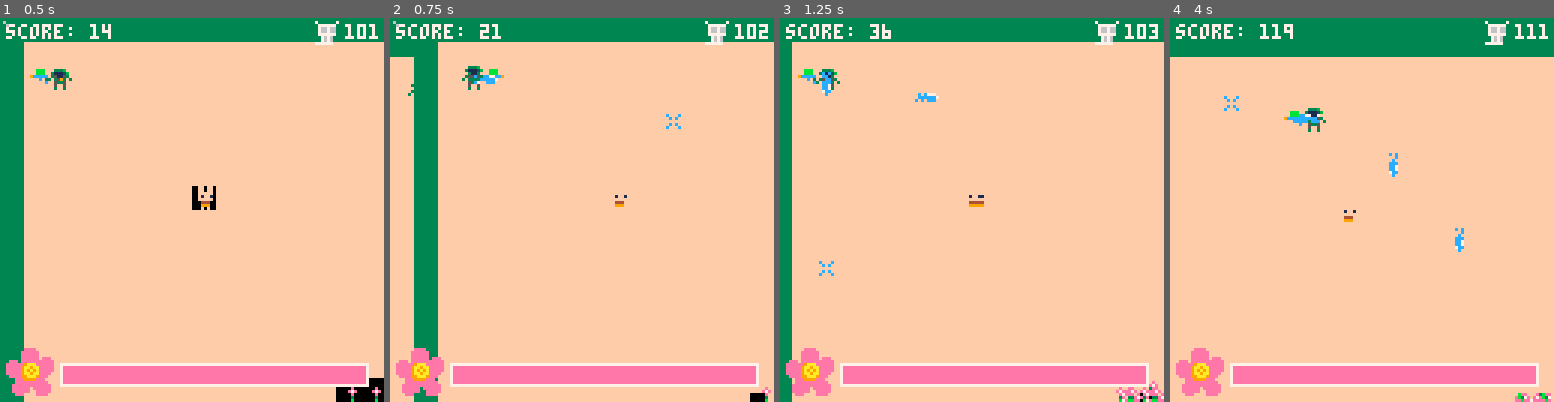
Above: before the commit, frames 1-4 (left to right).
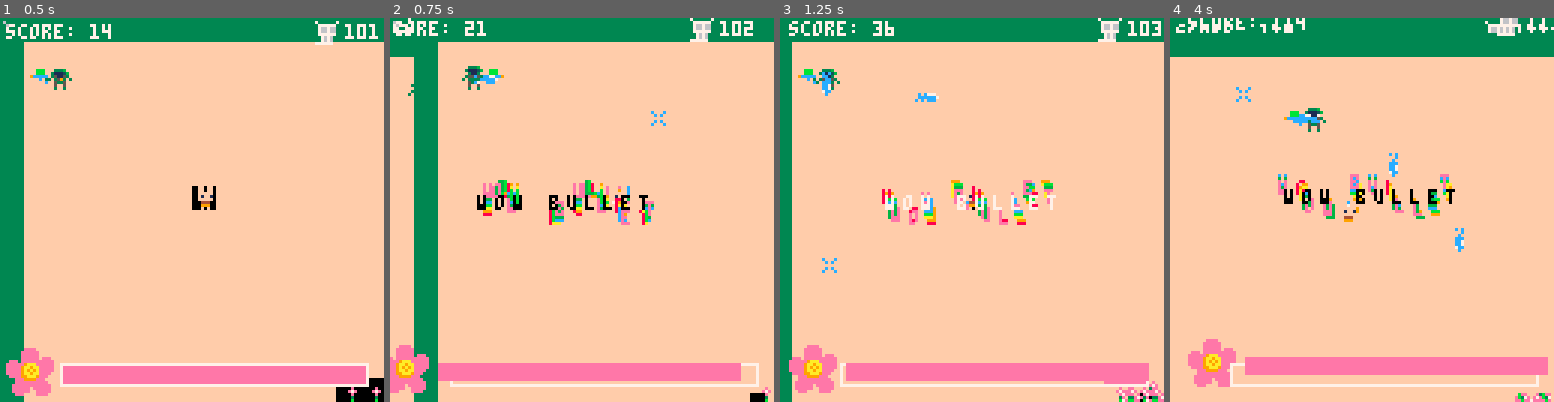
Above: after the commit, the same moments.

Repository: samboyer/ld46
Game: PICO-8 cartridge ld46.p8
Two runs of this game, one before a commit and one after it. Both use one fixed random seed, a clock stepped at 60 frames per second and the inputs below.
Inputs (mouse positions are in pixels of both pictures, inside the frame that each line leads up to):
- Up to frame 1 (0.5 s): no input
- Up to frame 2 (0.75 s): click (670, 121) at 0.67 s
- Up to frame 3 (1.25 s): click (826, 267) at 1.22 s
- Up to frame 4 (4 s): hold Right 1.6-2.1 s; click (1277, 114) at 1.77 s; hold Up 2.15-2.42 s; click (1342, 259) at 2.32 s; hold Right 2.47-3.03 s; click (1404, 106) at 2.87 s; hold Left 3.08-3.58 s; click (1465, 256) at 3.42 s; hold Down 3.63-3.97 s; click (1231, 102) at 3.97 s

Frame 1 is identical in both runs. In frame 2, 6.0% of the frame differs, in the area x 0-99%, y 0-99%; in frame 3, 4.8%; in frame 4, 7.7%, in the area x 1-100%, y 0-99%.

Commit message:
Added UI screen shake, effect text

Diff:
--- a/ld46.p8
+++ b/ld46.p8
@@ -5,20 +5,6 @@
 -- by Josh S and Sam B
 
 -- (^can change later)
-
-
--- START PICO-Tween
--- For all easing functions:
--- t = elapsed time
--- b = begin
--- c = change == ending - beginning
--- d = duration (total time)
---
--- http://easings.net/
--- @script PICO-Tween
--- @author Joeb Rogers
--- @license MIT
--- @copyright Joeb Rogers 2018
 
 -- FLAGS
 -- 0x1 COLLIDABLE
@@ -158,6 +144,7 @@
   })
 
   screen_shake = 10
+  show_effect_text("wow bullet")
 end
 
 function update_bullets()
@@ -192,6 +179,8 @@
   --update effects
   screen_shake_x = rnd(screen_shake*2) - screen_shake
   screen_shake_y = rnd(screen_shake*2) - screen_shake
+  ui_shake_x = (-0.5) * screen_shake_x
+  ui_shake_y = (-0.5) * screen_shake_y
   screen_shake = max(screen_shake - screen_shake_decay, 0)
 end
 
@@ -232,20 +221,63 @@
 
   --UI
   if oldclick then ret = 17 else ret = 16 end
-  spr(ret, mousex-3, mousey-3)
-
-  print("score: "..score, 2,2, 7)
-  spr(46, 2,110, 2,2)
+  spr(ret, mousex-3+ui_shake_x, mousey-3+ui_shake_y)
+
+  print("score: "..score, 2+ui_shake_x,2+ui_shake_y, 7)
+  spr(46, 2+ui_shake_x,110+ui_shake_y, 2,2)
   rect(20,115, 122,122, 7) --health bar
-  rectfill(21,116, 121,121, 14)
-
-  spr(45, 105,1)--kills
-  print(kills, 115,2, 7)
+  rectfill(21+ui_shake_x,116+ui_shake_y, 121+ui_shake_x,121+ui_shake_y, 14)
+
+  spr(45, 105+ui_shake_x,1+ui_shake_y)--kills
+  print(kills, 115+ui_shake_x,2+ui_shake_y, 7)
+
+  if (effect_text_time > 0) draw_effect_text();
 
   score=t --TEMP
   kills = 100+t\10
   t+=1
 end
+
+-->8
+--
+-- EFFECTS
+-- 0 = wavey
+-- 1 = circles
+-- 2 = wavey + flashing
+-- 3 = circles + flashing
+-- 4 and greater = not rainbowtext
+
+function show_effect_text(text, effect)
+  effect_text = text
+  effect_text_time = 40
+  effect_text_effect = effect or flr(rnd(4))
+end
+
+effect_text = nil
+effect_text_effect = 0
+effect_text_time = 0
+effect_text_width = 6
+effect_count = 4
+function draw_effect_text()
+  effect_text_time -= 1;
+
+  textx = (128 - effect_text_width * #effect_text)\2
+  texty = 60
+
+  if (effect_text_effect < 4) then
+    for j=1,#effect_text do
+      text_offset = effect_text_width*(j-1)
+      for i=0,6 do
+        trig_oper = t/30 + j/5 + i/30
+        offset_x = 2 * ((effect_text_effect % 2 == 0) and sin(trig_oper) or cos(trig_oper)) + text_offset
+        offset_y = 5 * sin(trig_oper)
+        print(sub(effect_text,j,j), textx + offset_x + ui_shake_x, texty + offset_y + ui_shake_y, 8+i)
+      end
+      print(sub(effect_text,j,j), textx + text_offset + ui_shake_x, texty + ui_shake_y, (effect_text_effect > 1) and (t%2)*7 or 0)
+    end
+  end
+end
+
 
 
 __gfx__
